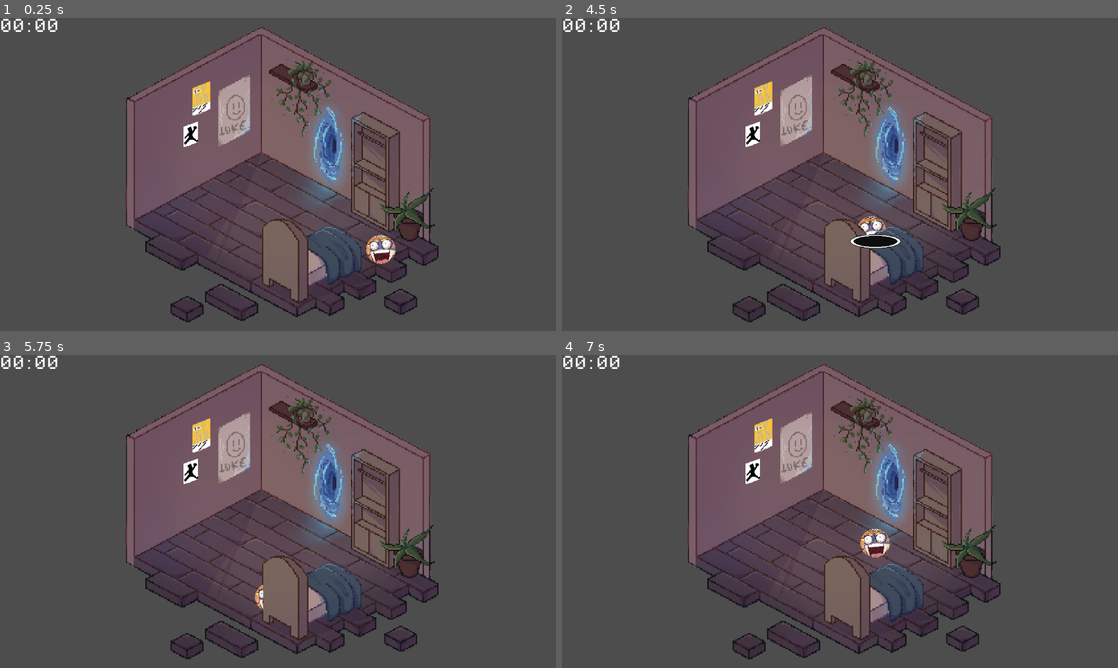
Above: before the commit, frames 1-4 (two rows, left to right).
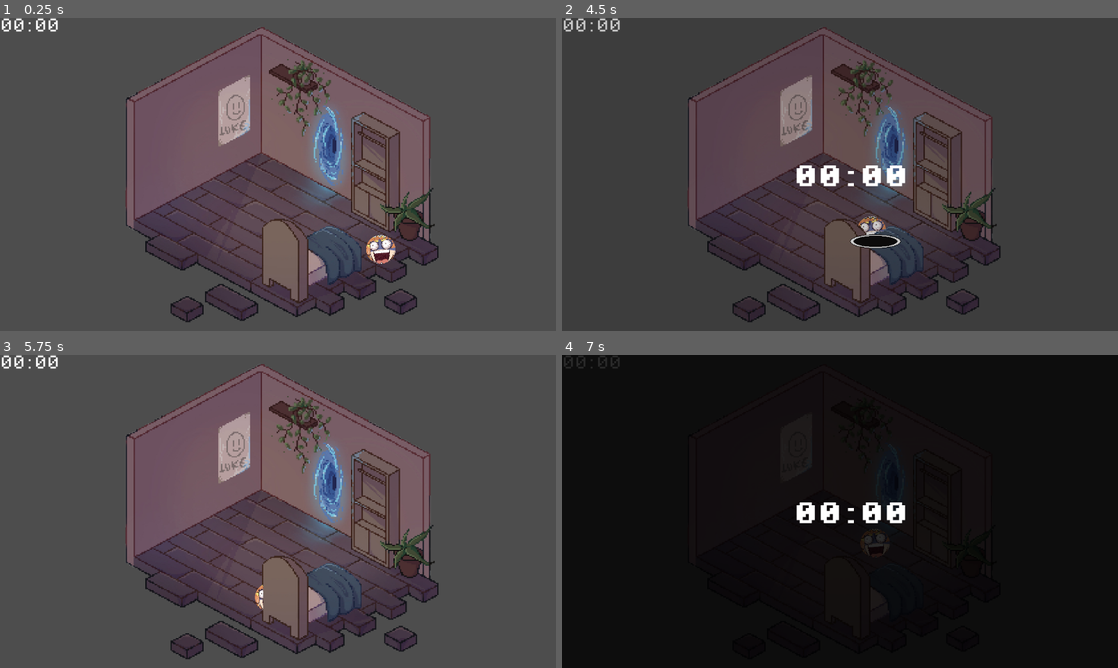
Above: after the commit, the same moments.

Repository: lukeslater0961/portfolio
Game: Godot game, scene res://assets/scenes/Bedroom.tscn
Same seed, same stepped clock (60 frames per second), same inputs: the game is played once before the commit and once after it. This scene is started directly instead of the project's main scene.
Inputs:
- Up to frame 1 (0.25 s): no input
- Up to frame 2 (4.5 s): tap Enter (ui_accept) at 0.5, 0.77, 0.8, 1.07, 1.25, 1.35, 1.52, 1.82, 2, 2.3, 2.75, 3.02, 3.32 s; hold Right (ui_right) 0.53-1.28 s; hold E 0.53-1.28 s; hold Down (ui_down) 1.28-2.03 s; tap E at 1.55, 2.85, 4.35 s; hold Right (ui_right) 2.03-2.78 s; hold E 2.03-2.78 s; hold Up (ui_up) 2.78-3.53 s; hold Enter (ui_accept) 3.53-4.28 s; hold Left (ui_left) from 3.53 s (still down)
- Up to frame 3 (5.75 s): tap Enter (ui_accept) at 4.52, 4.82, 5.3 s; release Left (ui_left) at 5.03 s; hold Down (ui_down) from 5.03 s (still down); hold E from 5.03 s (still down)
- Up to frame 4 (7 s): tap Enter (ui_accept) at 5.75, 5.85, 6.02, 6.32, 6.77, 6.8 s; release Down (ui_down) at 5.78 s; release E at 5.78 s; hold Right (ui_right) 5.78-6.53 s; tap E at 6.05 s; hold Up (ui_up) from 6.53 s (still down); hold E from 6.53 s (still down)

The runs differ from the first frame. In frame 1, 0.7% of the frame differs, in the area x 0-38%, y 0-42%; in frame 2, 6.6%; in frame 3, 0.7%; in frame 4, 99%, in the area x 0-100%, y 0-100%.
Error before the commit: Parse Error: Expected indented block after function declaration. (res://scripts/bedroom.gd:3)

Commit message:
added sleeping animation, and time changing and setting , just need to modify the label and add a continuous time tick

Diff:
--- a/assets/scenes/Bedroom.tscn
+++ b/assets/scenes/Bedroom.tscn
@@ -7,9 +7,6 @@
 [ext_resource type="FontFile" uid="uid://dn2p7r3icxphc" path="res://assets/fonts/PixelOperator8.ttf" id="4_csxqc"]
 [ext_resource type="PackedScene" uid="uid://l8igebdgb15a" path="res://assets/scenes/player.tscn" id="6_0pqu7"]
 [ext_resource type="PackedScene" uid="uid://b8q6y6orwhume" path="res://assets/scenes/dialog_box.tscn" id="7_cfils"]
-[ext_resource type="PackedScene" uid="uid://d2mtonk1esrrs" path="res://assets/scenes/fade_transition.tscn" id="8_0uno5"]
-[ext_resource type="Texture2D" uid="uid://2eg05bta0l71" path="res://assets/sprites/origins_of_symmetry_2.png" id="9_4ajab"]
-[ext_resource type="Texture2D" uid="uid://b6xiitn16x0jh" path="res://assets/sprites/Jordan2.png" id="10_hlc2v"]
 
 [sub_resource type="TileSetAtlasSource" id="TileSetAtlasSource_v4gho"]
 texture = ExtResource("2_ke20g")
@@ -277,11 +274,16 @@
 rotation = 0.118682
 shape = SubResource("CapsuleShape2D_uv3vk")
 
+[node name="DialogBox" parent="." instance=ExtResource("7_cfils")]
+position = Vector2(651, 453)
+
 [node name="Control" type="Control" parent="."]
 layout_mode = 3
 anchors_preset = 0
-offset_right = 82.0
-offset_bottom = 48.0
+offset_left = 1.0
+offset_top = -1.0
+offset_right = 83.0
+offset_bottom = 47.0
 
 [node name="Label" type="Label" parent="Control"]
 layout_mode = 1
@@ -292,21 +294,3 @@
 theme_override_fonts/font = ExtResource("4_csxqc")
 theme_override_font_sizes/font_size = 30
 text = "00:00"
-
-[node name="DialogBox" parent="." instance=ExtResource("7_cfils")]
-position = Vector2(651, 453)
-
-[node name="FadeTransition" parent="." instance=ExtResource("8_0uno5")]
-offset_left = 1.0
-offset_top = -1.0
-offset_right = 1.0
-offset_bottom = -1.0
-
-[node name="OriginsOfSymmetry2" type="Sprite2D" parent="."]
-position = Vector2(460, 166)
-scale = Vector2(1.22656, 1.35547)
-texture = ExtResource("9_4ajab")
-
-[node name="Jordan2" type="Sprite2D" parent="."]
-position = Vector2(430, 240)
-texture = ExtResource("10_hlc2v")
--- a/assets/scenes/fade_transition.tscn
+++ /dev/null
@@ -1,47 +0,0 @@
-[gd_scene load_steps=4 format=3 uid="uid://d2mtonk1esrrs"]
-
-[sub_resource type="Animation" id="Animation_607ll"]
-resource_name = "fadein"
-tracks/0/type = "value"
-tracks/0/imported = false
-tracks/0/enabled = true
-tracks/0/path = NodePath(".:color")
-tracks/0/interp = 1
-tracks/0/loop_wrap = true
-tracks/0/keys = {
-"times": PackedFloat32Array(0, 1),
-"transitions": PackedFloat32Array(1, 1),
-"update": 0,
-"values": [Color(0, 0, 0, 0), Color(0, 0, 0, 1)]
-}
-
-[sub_resource type="Animation" id="Animation_6asve"]
-length = 0.001
-tracks/0/type = "value"
-tracks/0/imported = false
-tracks/0/enabled = true
-tracks/0/path = NodePath(".:color")
-tracks/0/interp = 1
-tracks/0/loop_wrap = true
-tracks/0/keys = {
-"times": PackedFloat32Array(0),
-"transitions": PackedFloat32Array(1),
-"update": 0,
-"values": [Color(0, 0, 0, 0)]
-}
-
-[sub_resource type="AnimationLibrary" id="AnimationLibrary_bgl0j"]
-_data = {
-"RESET": SubResource("Animation_6asve"),
-"fadein": SubResource("Animation_607ll")
-}
-
-[node name="FadeTransition" type="ColorRect"]
-offset_right = 40.0
-offset_bottom = 40.0
-color = Color(0, 0, 0, 0)
-
-[node name="AnimationPlayer" type="AnimationPlayer" parent="."]
-libraries = {
-"": SubResource("AnimationLibrary_bgl0j")
-}
--- /dev/null
+++ b/assets/scenes/transition_screen.tscn
@@ -0,0 +1,102 @@
+[gd_scene load_steps=7 format=3 uid="uid://h5fb1wi7mgdi"]
+
+[ext_resource type="Script" path="res://scripts/transition_screen.gd" id="1_jwgkx"]
+[ext_resource type="FontFile" uid="uid://df1hyf0g8g1ey" path="res://assets/fonts/PixelOperator8-Bold.ttf" id="2_ryul8"]
+
+[sub_resource type="Animation" id="Animation_my766"]
+resource_name = "fade_in"
+length = 0.5
+tracks/0/type = "value"
+tracks/0/imported = false
+tracks/0/enabled = true
+tracks/0/path = NodePath("ColorRect:modulate")
+tracks/0/interp = 1
+tracks/0/loop_wrap = true
+tracks/0/keys = {
+"times": PackedFloat32Array(0, 0.5),
+"transitions": PackedFloat32Array(1, 1),
+"update": 0,
+"values": [Color(0, 0, 0, 0), Color(0, 0, 0, 1)]
+}
+
+[sub_resource type="Animation" id="Animation_4s5lk"]
+length = 0.001
+tracks/0/type = "value"
+tracks/0/imported = false
+tracks/0/enabled = true
+tracks/0/path = NodePath("ColorRect:modulate")
+tracks/0/interp = 1
+tracks/0/loop_wrap = true
+tracks/0/keys = {
+"times": PackedFloat32Array(0),
+"transitions": PackedFloat32Array(1),
+"update": 0,
+"values": [Color(0, 0, 0, 0)]
+}
+
+[sub_resource type="Animation" id="Animation_g5n5p"]
+resource_name = "fade_out"
+length = 0.5
+tracks/0/type = "value"
+tracks/0/imported = false
+tracks/0/enabled = true
+tracks/0/path = NodePath("ColorRect:modulate")
+tracks/0/interp = 1
+tracks/0/loop_wrap = true
+tracks/0/keys = {
+"times": PackedFloat32Array(0, 0.5),
+"transitions": PackedFloat32Array(1, 1),
+"update": 0,
+"values": [Color(0, 0, 0, 1), Color(0, 0, 0, 0)]
+}
+
+[sub_resource type="AnimationLibrary" id="AnimationLibrary_o531r"]
+_data = {
+"RESET": SubResource("Animation_4s5lk"),
+"fade_in": SubResource("Animation_my766"),
+"fade_out": SubResource("Animation_g5n5p")
+}
+
+[node name="TransitionScreen" type="CanvasLayer"]
+script = ExtResource("1_jwgkx")
+
+[node name="ColorRect" type="ColorRect" parent="."]
+modulate = Color(0, 0, 0, 0)
+anchors_preset = 15
+anchor_right = 1.0
+anchor_bottom = 1.0
+grow_horizontal = 2
+grow_vertical = 2
+
+[node name="AnimationPlayer" type="AnimationPlayer" parent="."]
+libraries = {
+"": SubResource("AnimationLibrary_o531r")
+}
+
+[node name="Control" type="Control" parent="."]
+layout_mode = 3
+anchors_preset = 8
+anchor_left = 0.5
+anchor_top = 0.5
+anchor_right = 0.5
+anchor_bottom = 0.5
+offset_left = -20.0
+offset_top = -20.0
+offset_right = 20.0
+offset_bottom = 20.0
+grow_horizontal = 2
+grow_vertical = 2
+
+[node name="Container" type="Container" parent="Control"]
+layout_mode = 1
+anchors_preset = 10
+anchor_right = 1.0
+offset_left = -76.0
+offset_right = -76.0
+grow_horizontal = 2
+
+[node name="Label" type="Label" parent="Control/Container"]
+layout_mode = 2
+theme_override_fonts/font = ExtResource("2_ryul8")
+theme_override_font_sizes/font_size = 50
+text = "00:00"
--- a/dialog_box.gd
+++ b/dialog_box.gd
@@ -11,6 +11,7 @@
 func _process(delta: float) -> void:
 	if isentered and Input.is_key_pressed(KEY_E):
 		Globals.DoSleepCycle()
+		isentered = false
 
 func _on_body_entered(body: Node2D) -> void:
 	if body is CharacterBody2D:
--- a/project.godot
+++ b/project.godot
@@ -21,6 +21,8 @@
 [autoload]
 
 Globals="*res://scripts/Globals.gd"
+Bedroom="*res://assets/scenes/Bedroom.tscn"
+TransitionScreen="*res://assets/scenes/transition_screen.tscn"
 
 [display]
 
--- a/scripts/Globals.gd
+++ b/scripts/Globals.gd
@@ -4,13 +4,36 @@
 var Bedroom = preload("res://assets/scenes/Bedroom.tscn").instantiate()
 var ProjectWorld = preload("res://assets/scenes/ProjectWorld.tscn").instantiate()
 
-#changes current scene to one entered as parameter
+var current_hours: int
+var current_minutes: int
+
+var time: String
+
+##Sets all values (for the minute the time) for the game__________________
+func _ready()->void:
+	Globals.current_hours = randi_range(00, 24)
+	Globals.current_minutes = randi_range(00, 59)
+	Globals.time = str(current_hours) + ":" + str(current_minutes)
+	print("time set to = ", time)
+
 func change_scene(scene_name: Node, current_scene : String) -> void:
 	var scene_path = "/root/" + current_scene
 	get_tree().root.add_child(scene_name)
 	get_node(scene_path).free()
 
-#func DoSleepCycle() ->void:
-#
-#
-#func _on_fade_finished()->void:
+
+
+## Handles the sleeping animation and the time changing__________________
+func DoSleepCycle() ->void:
+	TransitionScreen._transition()
+	await TransitionScreen.on_transition_finished
+	TransitionScreen.is_transitioning = false
+	Change_Time_of_day(current_hours)
+	print("time changed to = ",time)
+
+func Change_Time_of_day(current_hours) ->void:
+	if (current_hours >= 21 or current_hours < 06):
+		Globals.current_hours = 06
+	else  :
+		Globals.current_hours = 21
+	Globals.time = str(Globals.current_hours) + ":" + str(Globals.current_minutes)
--- a/scripts/bedroom.gd
+++ b/scripts/bedroom.gd
@@ -1,6 +1,4 @@
 extends Node2D
-
-func _ready() -> void:
 
 # Called every frame. 'delta' is the elapsed time since the previous frame.
 func _process(delta: float) -> void:
--- /dev/null
+++ b/scripts/transition_screen.gd
@@ -0,0 +1,36 @@
+extends CanvasLayer
+
+signal on_transition_finished
+
+var is_transitioning = false
+
+@onready var color_rect: ColorRect = $ColorRect
+@onready var animation_player: AnimationPlayer = $AnimationPlayer
+@onready var control: Control = $Control
+
+func _ready() -> void:
+	color_rect.visible = false
+	control.visible = false
+	animation_player.animation_finished.connect(_on_animation_finished)
+
+func _on_animation_finished(anim_name: String) -> void:
+	if is_transitioning:
+		return
+	if anim_name == "fade_in":
+		OS.delay_msec(1000)
+		animation_player.play("fade_out")
+		control.visible = false
+		is_transitioning = true
+		on_transition_finished.emit()
+	elif anim_name == "fade_out":
+		is_transitioning = false
+		color_rect.visible = false
+		control.visible = false
+
+
+func _transition() -> void:
+	if is_transitioning:
+		return
+	color_rect.visible = true
+	control.visible = true
+	animation_player.play("fade_in")
Not shown: 1 places in assets/scenes/Bedroom.tscn that only renumber resources
